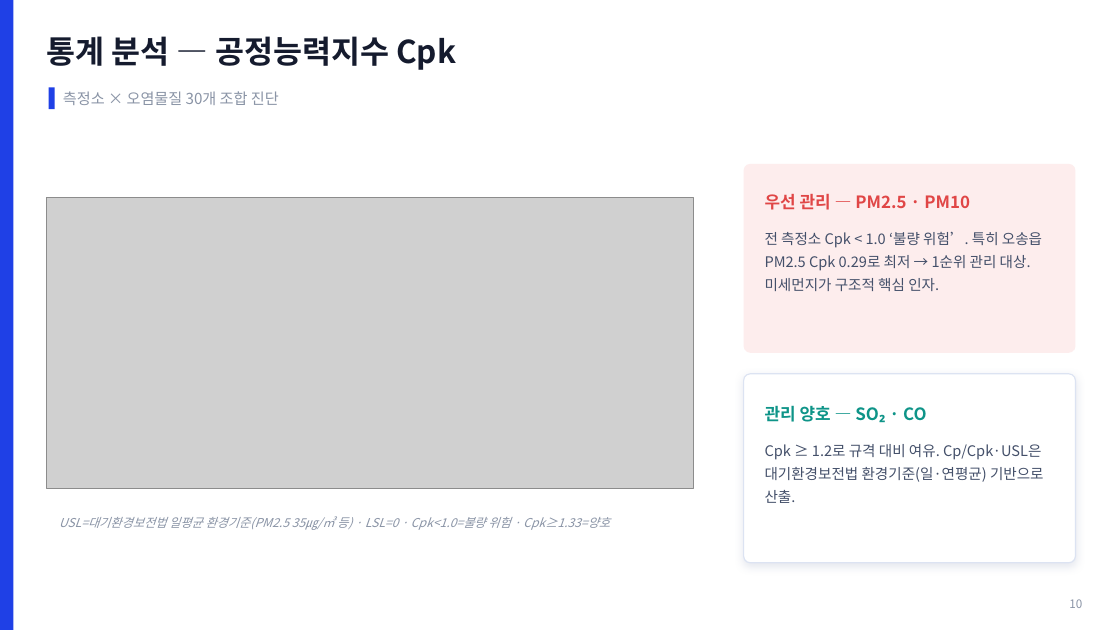
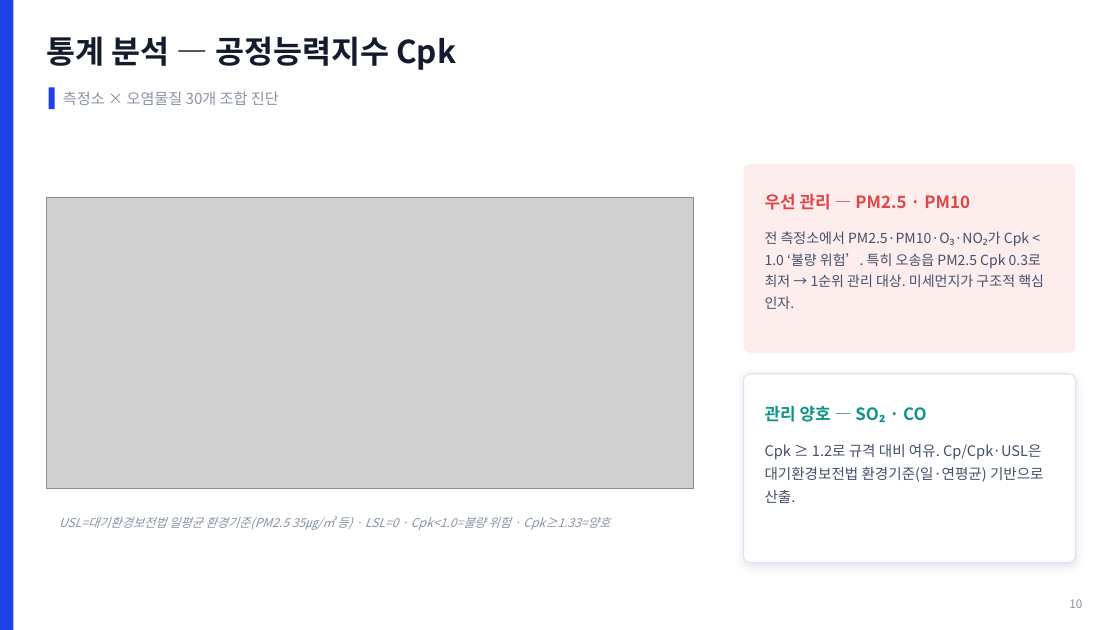
Before and after one commit to robinho0329/chungbuk-air-quality-monitor, a slide deck: slide 11 of reports/portfolio/포트폴리오_충북대기질_SPC.pptx. Drawn at 1120x630 pixels with LibreOffice and Linux fonts; fonts in the diff are those of the drawing; grey boxes stand for pictures. Boxes give left, top, right and bottom in pixels: in the first picture for what was removed or moved away, otherwise in the second. Text is boxed around its words. In the diff, an @@ line names an element or a change of style, - is before the commit and + after.

```diff
--- a/reports/portfolio/포트폴리오_충북대기질_SPC.pptx
+++ b/reports/portfolio/포트폴리오_충북대기질_SPC.pptx
@@ text at <box>765,231,1044,309</box>: text changed; size 12.5 to 12 pt @@
-전 측정소 Cpk < 1.0 ‘불량 위험’. 특히 오송읍 PM2.5 Cpk 0.29로 최저 → 1순위 관리 대상. 미세먼지가 구조적 핵심 인자.
+전 측정소에서 PM2.5·PM10·O₃·NO₂가 Cpk < 1.0 ‘불량 위험’. 특히 오송읍 PM2.5 Cpk 0.3로 최저 → 1순위 관리 대상. 미세먼지가 구조적 핵심 인자.
```
Also in this commit, not shown: 10 other slides changed, 2 other files.
